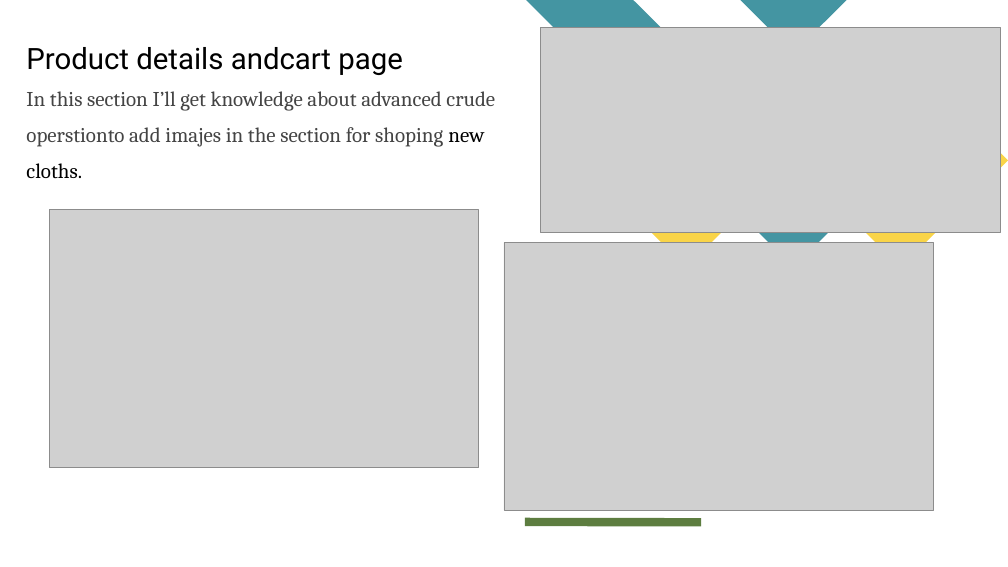
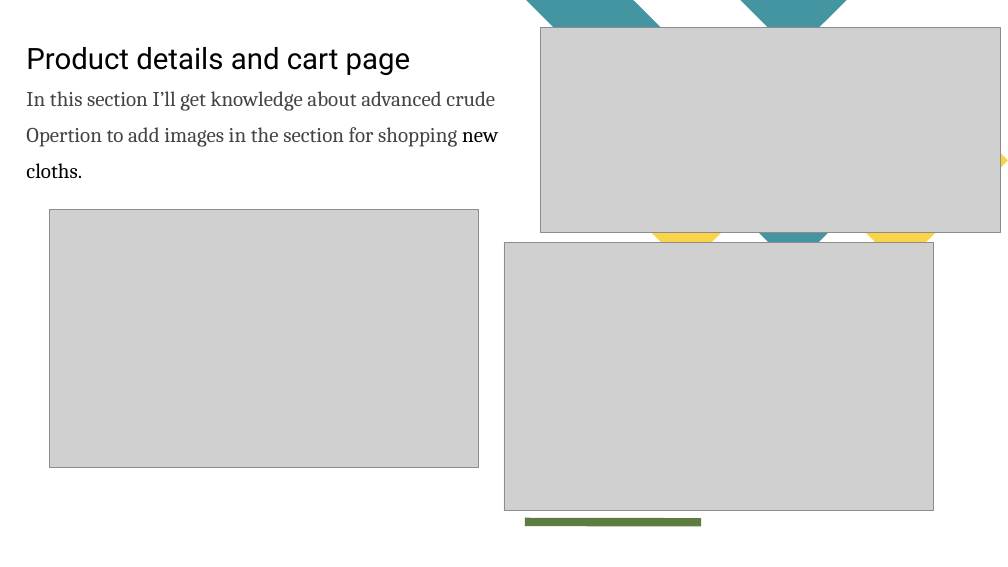
Before and after one commit to AYUSHIPATEL123/lotus, a slide deck: slide 9 of Wineterinternship.pptx. Drawn at 1008x567 pixels with LibreOffice and Linux fonts; fonts in the diff are those of the drawing; grey boxes stand for pictures. Boxes give left, top, right and bottom in pixels: in the first picture for what was removed or moved away, otherwise in the second. Text is boxed around its words. In the diff, an @@ line names an element or a change of style, - is before the commit and + after.

```diff
--- a/Wineterinternship.pptx
+++ b/Wineterinternship.pptx
@@ text at [26, 47, 411, 75]: spaces changed @@
-Product details andcart page
+Product details and cart page
@@ text at [26, 127, 498, 147]: text changed @@
-operstionto add imajes in the section for shoping new
+Opertion to add images in the section for shopping new
```
Also in this commit, not shown: 2 other slides changed, 11 other files.
